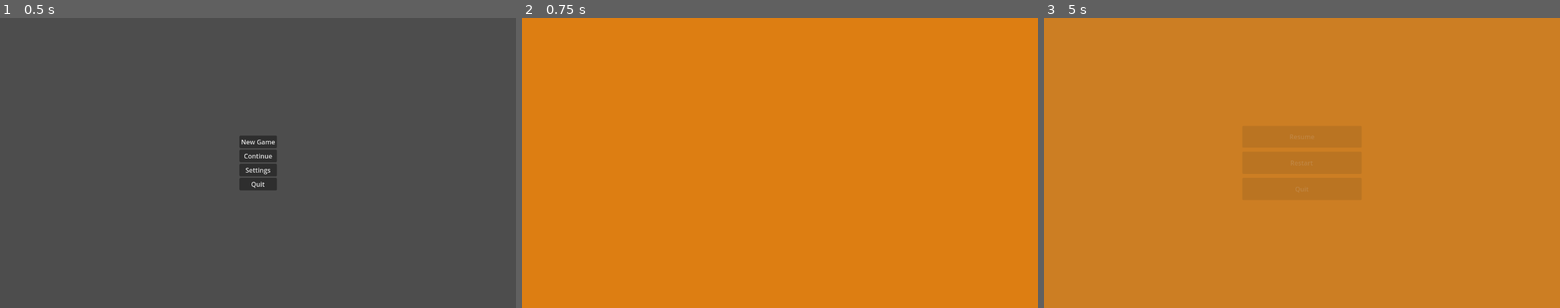
Above: before the commit, frames 1-3 (left to right).
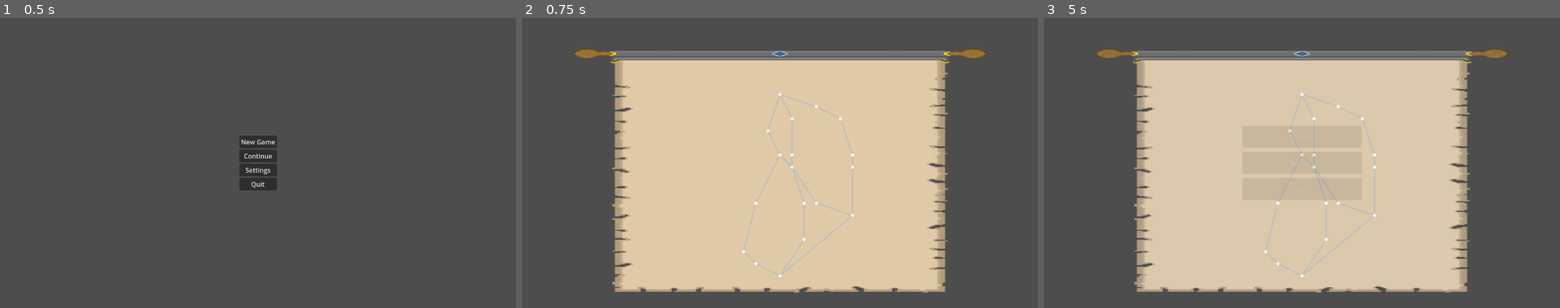
Above: after the commit, the same moments.

Repository: Willi-bot/GameProject
Game: Godot game, scene res://scenes/main_menu/main_menu.tscn
Two runs of this game, one before a commit and one after it. Both use one fixed random seed, a clock stepped at 60 frames per second and the inputs below.
Inputs (mouse positions are in pixels of both pictures, inside the frame that each line leads up to):
- Up to frame 1 (0.5 s): no input
- Up to frame 2 (0.75 s): click "New Game" at 0.5 s
- Up to frame 3 (5 s): tap Enter at 1.25, 2.75, 4.25 s; move the mouse to (1415, 148) at 1.27 s; tap Space at 2, 3.5 s; move the mouse to (1198, 177) at 2.02 s; move the mouse to (1353, 99) at 2.77 s; move the mouse to (1276, 221) at 3.52 s; move the mouse to (1456, 206) at 4.27 s; tap Escape (Escape) at 4.9 s

Frame 1 is identical in both runs. In frame 2, 100% of the frame differs, in the area x 0-100%, y 0-100%; in frame 3, 100%.

Commit message:
Fix error with pause menu and make nodes clickable

Diff:
--- a/gameproject/scenes/overworld/Event.tscn
+++ b/gameproject/scenes/overworld/Event.tscn
@@ -6,7 +6,10 @@
 script = ExtResource("1")
 
 [node name="Button" type="Button" parent="."]
-offset_right = 8.0
-offset_bottom = 8.0
+modulate = Color(1, 1, 1, 0)
+offset_left = -4.0
+offset_top = -4.0
+offset_right = 4.0
+offset_bottom = 4.0
 
 [connection signal="pressed" from="Button" to="." method="_on_button_pressed"]
--- a/gameproject/scenes/overworld/overworld.gd
+++ b/gameproject/scenes/overworld/overworld.gd
@@ -28,7 +28,6 @@
 		var point = nodes[k]
 		var event = event_scene.instantiate()
 		event.position = point * map_scale + map_root_position
-		print(event.position)
 		add_child(event)
 		events[k] = event
 
--- a/gameproject/scenes/overworld/overworld.tscn
+++ b/gameproject/scenes/overworld/overworld.tscn
@@ -1,9 +1,12 @@
-[gd_scene load_steps=3 format=3 uid="uid://hhvnos2h8e6o"]
+[gd_scene load_steps=6 format=3 uid="uid://hhvnos2h8e6o"]
 
+[ext_resource type="Texture2D" uid="uid://c3i0vjff4f53l" path="res://imgs/map.png" id="1_4dm7d"]
 [ext_resource type="PackedScene" uid="uid://bsy40uqn1b4gh" path="res://scenes/pause_menu/pause_menu.tscn" id="1_bkvdd"]
+[ext_resource type="Script" path="res://scenes/overworld/overworld.gd" id="1_vif6w"]
+[ext_resource type="Script" path="res://scenes/overworld/map_sprite.gd" id="2_xbxsw"]
 
-[sub_resource type="StyleBoxFlat" id="StyleBoxFlat_8vsvk"]
-bg_color = Color(0.864391, 0.495392, 0.069963, 1)
+[sub_resource type="StyleBoxTexture" id="StyleBoxTexture_mymmp"]
+texture = ExtResource("1_4dm7d")
 
 [node name="Overworld" type="Control"]
 layout_mode = 3
@@ -12,15 +15,23 @@
 anchor_bottom = 1.0
 grow_horizontal = 2
 grow_vertical = 2
+script = ExtResource("1_vif6w")
 
-[node name="OverworldBackground" type="Panel" parent="."]
+[node name="MapSprite" type="Panel" parent="."]
 layout_mode = 1
-anchors_preset = 15
-anchor_right = 1.0
-anchor_bottom = 1.0
+anchors_preset = 8
+anchor_left = 0.5
+anchor_top = 0.5
+anchor_right = 0.5
+anchor_bottom = 0.5
+offset_left = -640.0
+offset_top = -360.0
+offset_right = -640.0
+offset_bottom = -360.0
 grow_horizontal = 2
 grow_vertical = 2
-theme_override_styles/panel = SubResource("StyleBoxFlat_8vsvk")
+theme_override_styles/panel = SubResource("StyleBoxTexture_mymmp")
+script = ExtResource("2_xbxsw")
 
 [node name="CanvasLayer" type="CanvasLayer" parent="."]
 
--- a/gameproject/scenes/pause_menu/pause_menu.gd
+++ b/gameproject/scenes/pause_menu/pause_menu.gd
@@ -1,28 +1,21 @@
 extends Control
-
-@onready var resumeBtn : Button = $PanelContainer/VBoxContainer/Resume
-@onready var restartBtn : Button = $PanelContainer/VBoxContainer/Restart
-@onready var quitBtn : Button = $PanelContainer/VBoxContainer/Quit
 
 
 func _ready():
-	changeBtnStates(true)
+	self.visible = false
 	$AnimationPlayer.play("RESET")
 
-func changeBtnStates(disabled):
-	resumeBtn.disabled = disabled
-	restartBtn.disabled = disabled
-	quitBtn.disabled = disabled
+func resume():
+	self.visible = false
+	get_tree().paused = false
 
-func resume():
-	get_tree().paused = false
-	changeBtnStates(true)
 
 	$AnimationPlayer.play_backwards("blur")
 
 func pause():
+	self.visible = true
 	get_tree().paused = true
-	changeBtnStates(false)
+
 
 	$AnimationPlayer.play("blur")
 
